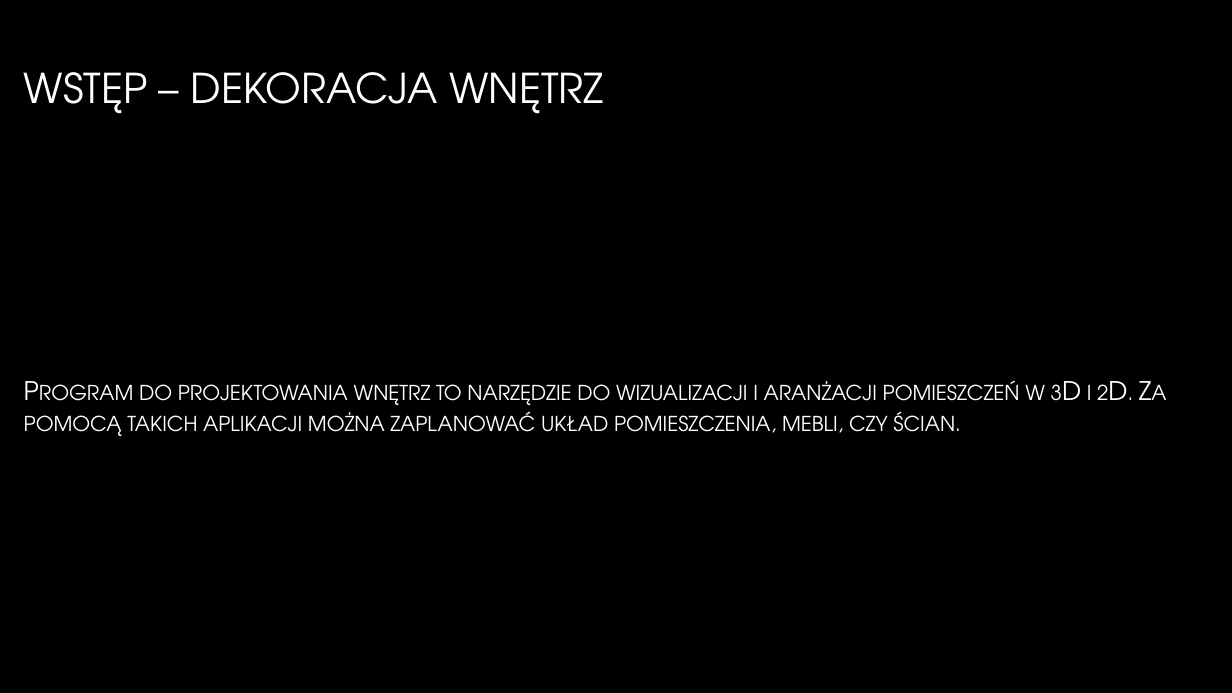
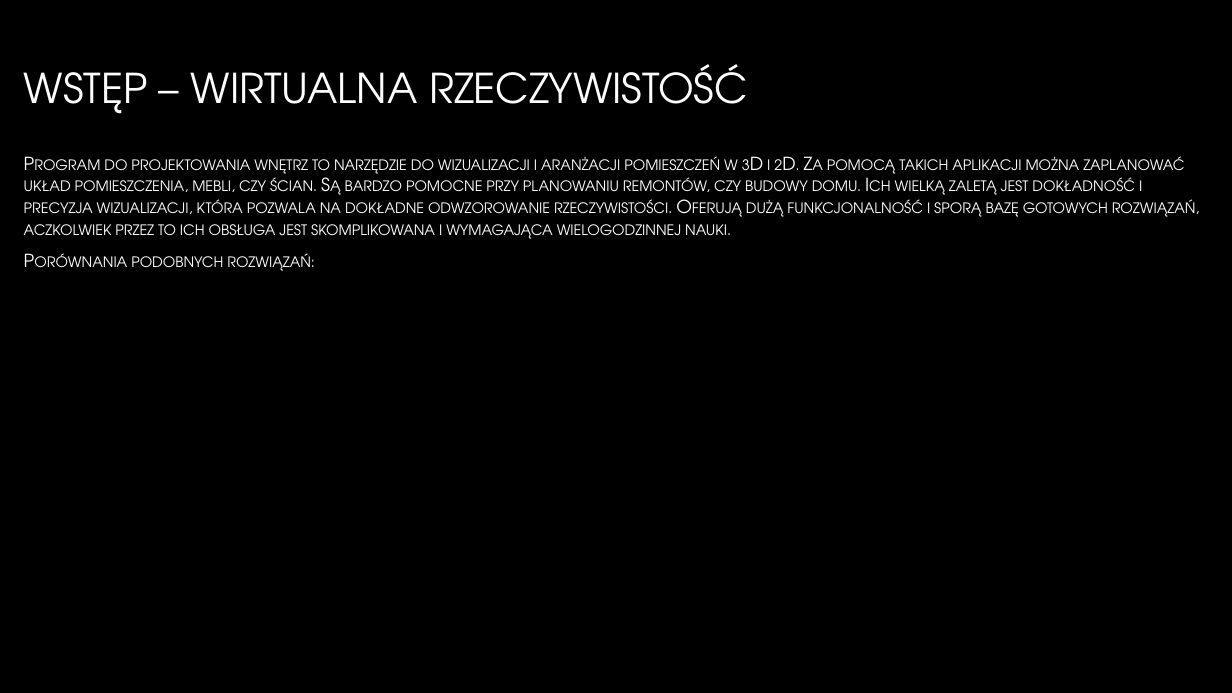
Before and after one commit to GlitchedGuest/PracaInzynieryjska, a slide deck: slide 3 of PrezentacjaAndrzejParuch.pptx (slide 2 before the commit). Drawn at 1232x693 pixels with LibreOffice and Linux fonts; fonts in the diff are those of the drawing; background and template pictures are left out. Boxes give left, top, right and bottom in pixels: in the first picture for what was removed or moved away, otherwise in the second. Text is boxed around its words. In the diff, an @@ line names an element or a change of style, - is before the commit and + after.

```diff
--- a/PrezentacjaAndrzejParuch.pptx
+++ b/PrezentacjaAndrzejParuch.pptx
@@ title at [24,64,748,114]: text changed @@
-WSTĘP – DEKORACJA WNĘTRZ
+WSTĘP – WIRTUALNA RZECZYWISTOŚĆ
@@ text at [24,156,1199,271]: text changed; size 20 to 14 pt @@
-Program do projektowania wnętrz to narzędzie do wizualizacji i aranżacji pomieszczeń w 3D i 2D. Za pomocą takich aplikacji można zaplanować układ pomieszczenia, mebli, czy ścian.
+Program do projektowania wnętrz to narzędzie do wizualizacji i aranżacji pomieszczeń w 3D i 2D. Za pomocą takich aplikacji można zaplanować układ pomieszczenia, mebli, czy ścian. Są bardzo pomocne przy planowaniu remontów, czy budowy domu. Ich wielką zaletą jest dokładność i precyzja wizualizacji, która pozwala na dokładne odwzorowanie rzeczywistości. Oferują dużą funkcjonalność i sporą bazę gotowych rozwiązań, aczkolwiek przez to ich obsługa jest skomplikowana i wymagająca wielogodzinnej nauki.
+Porównania podobnych rozwiązań:
```
Also in this commit, not shown: 1 slide added.
